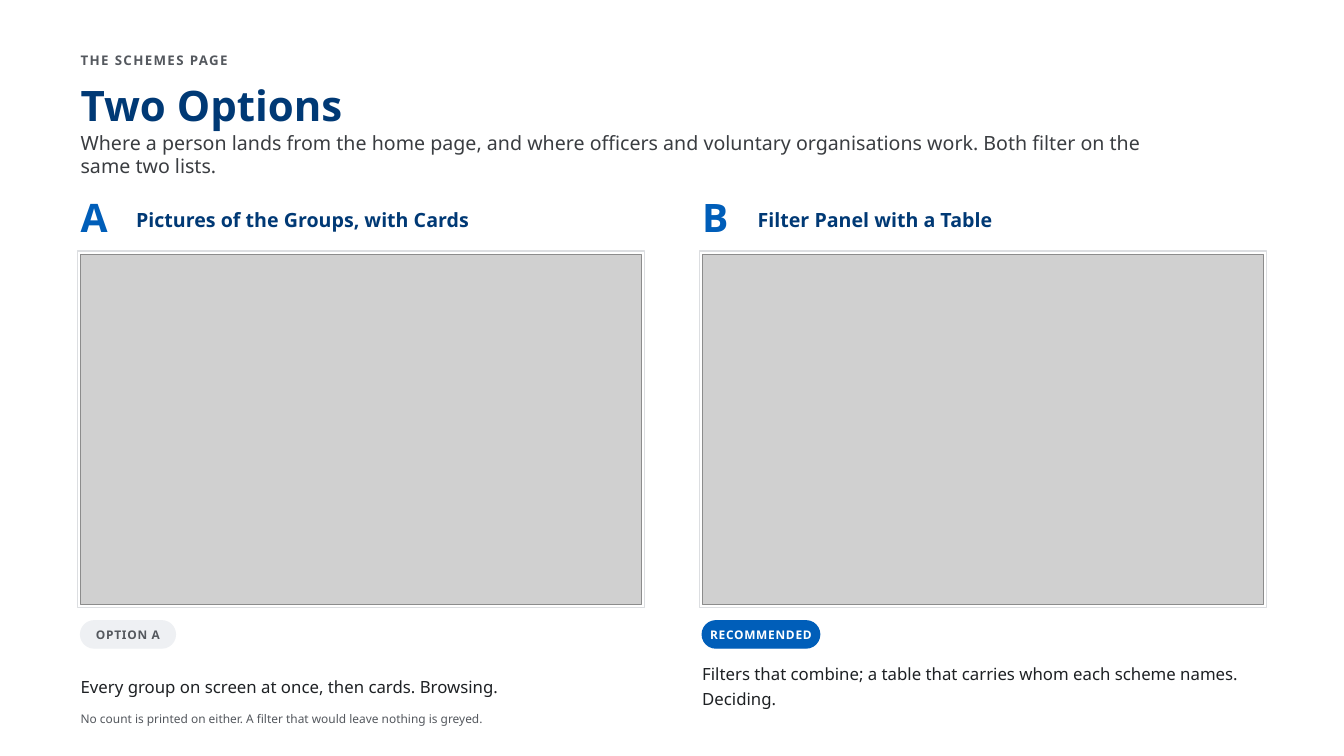
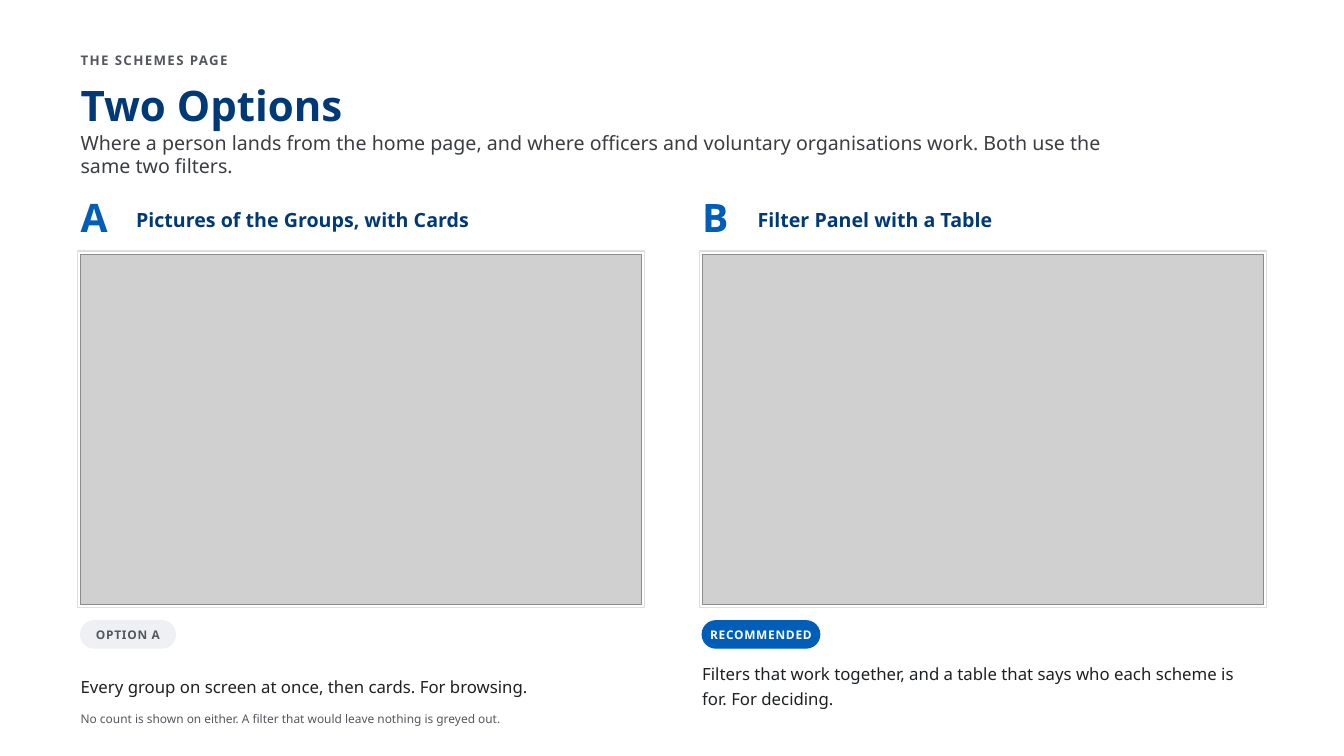
Before and after one commit to AkashShivanand/mosje, a slide deck: slide 7 of docs/plans/MoSJE-Service-Discovery-Options.pptx. Drawn at 1344x756 pixels with LibreOffice and Linux fonts; fonts in the diff are those of the drawing; grey boxes stand for pictures. Boxes give left, top, right and bottom in pixels: in the first picture for what was removed or moved away, otherwise in the second. Text is boxed around its words. In the diff, an @@ line names an element or a change of style, - is before the commit and + after.

Commit message:
feat(service-discovery): the deck in plain words, the earlier Schemes layouts, and a data-sources report
The option pages lose their verdicts, as the review asked: each says what
the option is, how it works and why it helps, in words a school-leaver can
read. The Two Questions answer shows both choices, three schemes with a
View details link each and no apply button, and one link to the Schemes
page filtered to the same answers. One Tap opens with a band for the one
portal or helpline the Department runs for the chosen group, where it has
one, with a link only where the site answered when checked. The scheme
type comes off every card and row: every scheme here is centrally backed.

The two Schemes-page options return to the layouts from before the review
with the review's asks applied — two filters, no counts, greyed filters,
paged results — reading every field from the master, with the row of
faces on one grid and a fixed label height so it aligns.

docs/research/service-discovery-data-sources.md is generated from the
master: every group, kind of support, portal, link and scheme with its
source, the link checks of 9 September, and what is still unverified.
Both before/after pages now carry their pictures inside the file. The
renderer draws a video's poster frame so the PDF shows every screen.

```diff
--- a/docs/plans/MoSJE-Service-Discovery-Options.pptx
+++ b/docs/plans/MoSJE-Service-Discovery-Options.pptx
@@ text at (x1=81, y1=135, x2=1100, y2=173): text changed @@
-Where a person lands from the home page, and where officers and voluntary organisations work. Both filter on the same two lists.
+Where a person lands from the home page, and where officers and voluntary organisations work. Both use the same two filters.
@@ text at (x1=81, y1=680, x2=527, y2=697): text changed @@
-Every group on screen at once, then cards. Browsing.
+Every group on screen at once, then cards. For browsing.
@@ text at (x1=702, y1=667, x2=1233, y2=709): text changed @@
-Filters that combine; a table that carries whom each scheme names. Deciding.
+Filters that work together, and a table that says who each scheme is for. For deciding.
@@ text at (x1=81, y1=714, x2=500, y2=726): text changed @@
-No count is printed on either. A filter that would leave nothing is greyed.
+No count is shown on either. A filter that would leave nothing is greyed out.
```
Also in this commit, not shown: 11 other slides changed, 59 other files.
